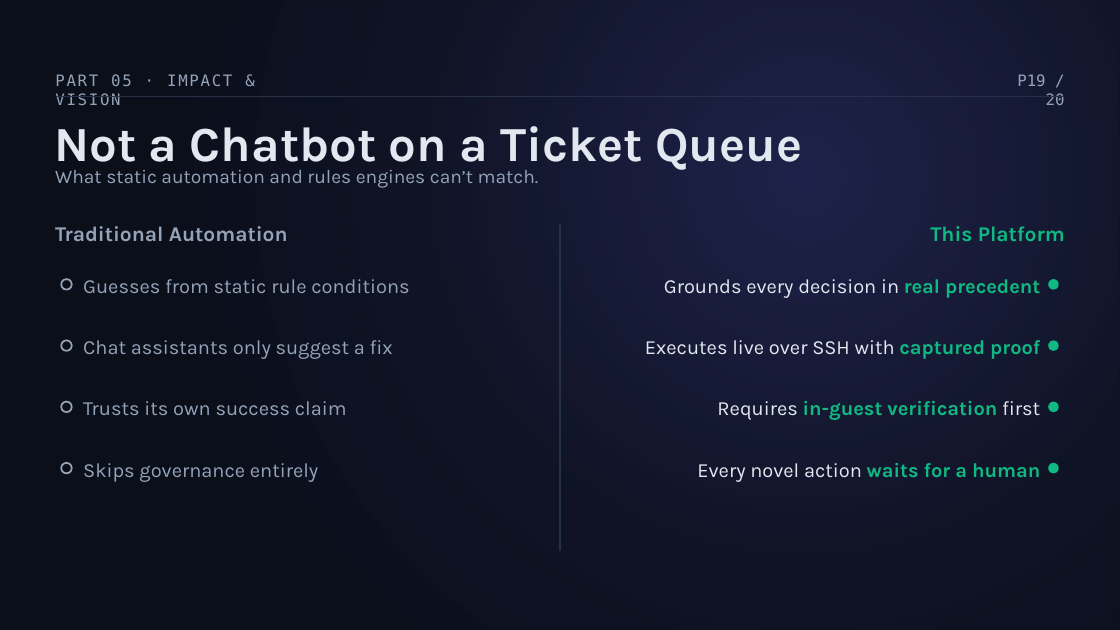
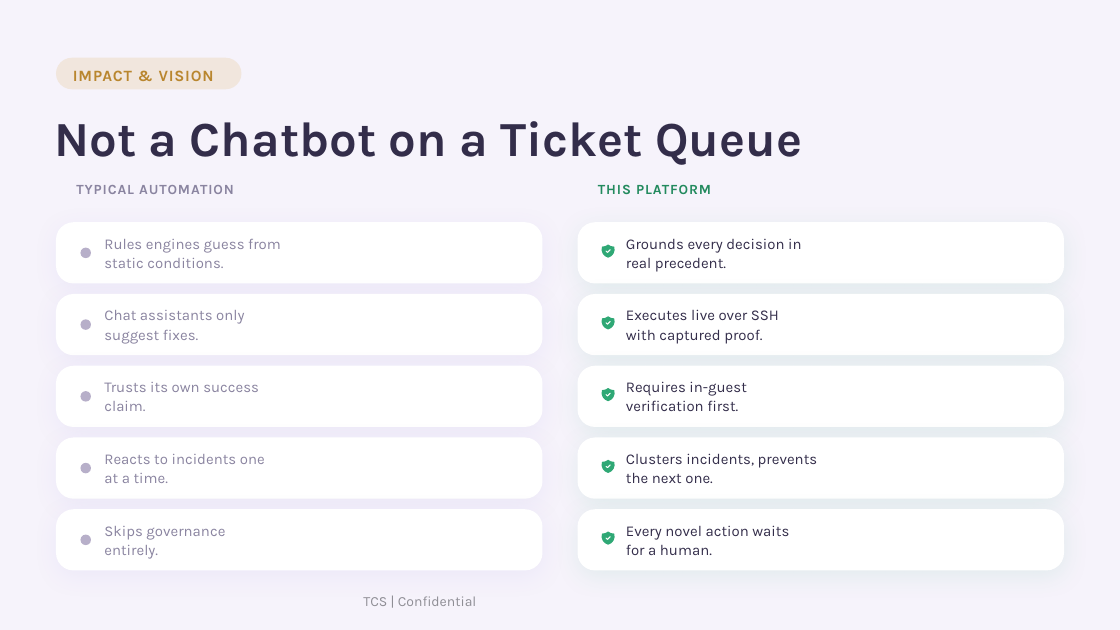
Before and after one commit to Venuvgp19/ITSM-Agentic, a slide deck: slide 19 of itsm_agentic_platform_20260904_004722.pptx. Drawn at 1120x630 pixels with LibreOffice and Linux fonts; fonts in the diff are those of the drawing. Boxes give left, top, right and bottom in pixels: in the first picture for what was removed or moved away, otherwise in the second. Text is boxed around its words. In the diff, an @@ line names an element or a change of style, - is before the commit and + after.

```diff
--- a/itsm_agentic_platform_20260904_004722.pptx
+++ b/itsm_agentic_platform_20260904_004722.pptx
@@ background #0B0F1A to #F6F3FB @@
@@ rectangle removed at (0, 0, 1120, 630) @@
@@ rounded rectangle added at (56, 58, 242, 90), fill #D9A441 at 16% opacity @@
@@ text at (73, 70, 214, 81): text changed; font DejaVu Sans Mono to Karla; text colour #94A3B8 to #B9862E; bold on @@
-PART 05 · IMPACT & VISION
+IMPACT & VISION
@@ text removed at (1017, 74, 1065, 105) @@
-P19 / 20
@@ text "Not a Chatbot on a ..." at (54, 121, 802, 165): text colour #E2E8F0 to #332D4A @@
@@ freeform shape removed at (56, 97, 1065, 97) @@
@@ text removed at (55, 170, 539, 188) @@
-What static automation and rules engines can’t match.
@@ text at (76, 185, 234, 194): text changed; size 18 to 12 pt; text colour #94A3B8 to #8A84A0 @@
-Traditional Automation
+TYPICAL AUTOMATION
@@ text at (598, 184, 711, 194): text changed; size 18 to 12 pt; text colour #10B981 to #238A5E @@
-This Platform
+THIS PLATFORM
@@ freeform shape removed at (560, 224, 561, 552) @@
@@ text at (626, 238, 801, 253): text changed; size 17.2 to 12.8 pt; text colour #E2E8F0 to #332D4A @@
-Grounds every decision in real precedent
+Grounds every decision in
@@ fill none to #B7AFC9; outline #94A3B8 1.5 pt to none in 4 elements at (81, 463, 91, 473), (81, 392, 91, 402), (81, 319, 91, 329), (81, 248, 91, 258) @@
@@ ellipse: place and size @@
-ellipse at (61, 279, 71, 289)
+ellipse at (81, 248, 91, 258)
@@ text at (104, 258, 223, 268): text changed; size 17.2 to 12.8 pt; text colour #94A3B8 to #8A84A0 @@
-Guesses from static rule conditions
+static conditions.
@@ group added at (56, 223, 1065, 284): 2 rounded rectangles, 2 texts, 1 freeform shape @@
+Rules engines guess from
+real precedent.
@@ ellipse: place and size @@
-ellipse at (61, 340, 71, 350)
+ellipse at (81, 319, 91, 329)
@@ text at (104, 310, 244, 324): text changed; size 17.2 to 12.8 pt; text colour #94A3B8 to #8A84A0 @@
-Chat assistants only suggest a fix
+Chat assistants only
@@ text at (626, 309, 779, 320): text changed; size 17.2 to 12.8 pt; text colour #E2E8F0 to #332D4A @@
-Executes live over SSH with captured proof
+Executes live over SSH
@@ group added at (56, 294, 1065, 355): 2 rounded rectangles, 2 texts, 1 freeform shape @@
+suggest fixes.
+with captured proof.
@@ text at (104, 382, 259, 392): text changed; size 17.2 to 12.8 pt; text colour #94A3B8 to #8A84A0 @@
-Trusts its own success claim
+Trusts its own success
@@ text at (626, 381, 746, 396): text changed; size 17.2 to 12.8 pt; text colour #10B981 to #332D4A; bold off @@
-Requires in-guest verification first
+Requires in-guest
@@ ellipse: place and size @@
-ellipse at (61, 402, 71, 412)
+ellipse at (81, 392, 91, 402)
@@ group added at (56, 365, 1065, 427): 2 rounded rectangles, 2 texts, 1 freeform shape @@
+claim.
+verification first.
@@ ellipse: place and size @@
-ellipse at (61, 463, 71, 473)
+ellipse at (81, 463, 91, 473)
@@ group added at (56, 438, 1065, 499): 4 texts, 2 rounded rectangles, 1 freeform shape @@
+Reacts to incidents one
+at a time.
+Clusters incidents, prevents
+the next one.
@@ group removed at (1049, 279, 1059, 473): 4 ellipses @@
@@ text at (104, 526, 225, 540): text changed; size 17.2 to 12.8 pt; text colour #94A3B8 to #8A84A0 @@
-Skips governance entirely
+Skips governance
@@ text at (626, 525, 789, 540): text changed; size 17.2 to 12.8 pt; text colour #E2E8F0 to #332D4A @@
-Every novel action waits for a human
+Every novel action waits
@@ group added at (56, 509, 1065, 571): 2 rounded rectangles, 2 texts, 1 ellipse, 1 freeform shape @@
+entirely.
+for a human.
@@ text added at (363, 596, 477, 606), 12 pt, text #908F96 @@
+TCS | Confidential
```
Also in this commit, not shown: 14 other slides changed, 5 slides added, 5 slides removed.
